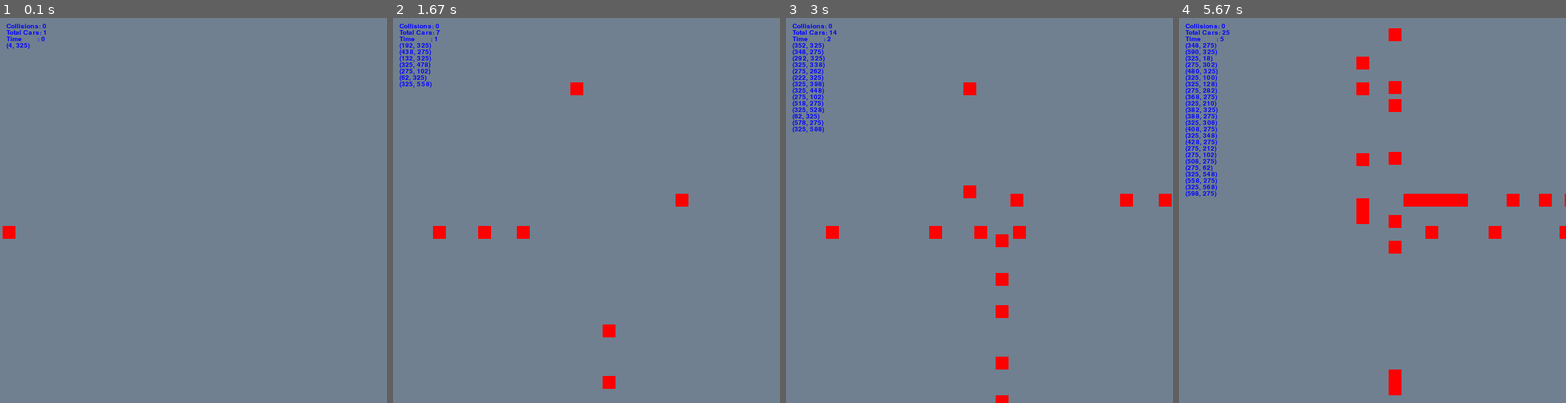
Above: before the commit, frames 1-4 (left to right).
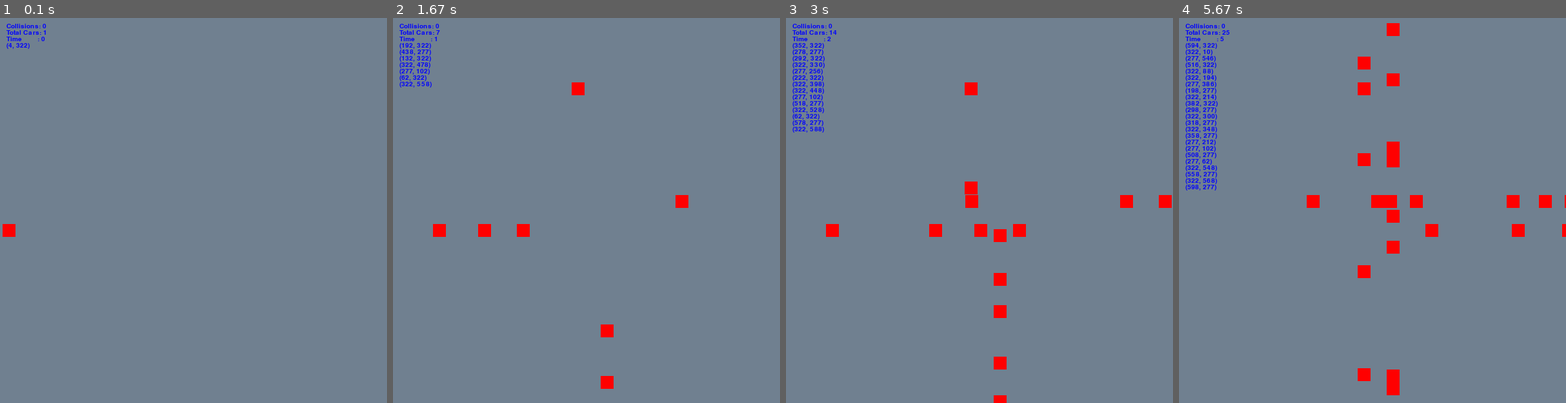
Above: after the commit, the same moments.

Repository: willluer/intersectionSimulation
Game: pygame game, started from pygame_example.py
Two runs of this game, one before a commit and one after it. Both use one fixed random seed, a clock stepped at 60 frames per second and the inputs below.
Inputs:
- Up to frame 1 (0.1 s): no input
- Up to frame 2 (1.67 s): no input
- Up to frame 3 (3 s): no input
- Up to frame 4 (5.67 s): no input

The runs differ from the first frame. In frame 1, less than 0.1% of the frame differs, in the area x 0-7%, y 6-58%; in frame 2, 0.3%; in frame 3, 0.9%; in frame 4, 3.4%, in the area x 1-100%, y 1-98%.

Commit message:
Fixed boundaries for the intersection

Diff:
--- a/pygame_example.py
+++ b/pygame_example.py
@@ -20,7 +20,7 @@
 Traffic_Signal = Enum('Traffic_Signal', 'Green Yellow Red')
 w = 600
 h = 600
-laneW = 50
+laneW = 45
 
 total_collisions = 0
 total_cars = 0
@@ -63,12 +63,12 @@
         westward_stop = w / 2 + laneW / 2
 
         if self.dir == Direction.North:
-            if self.rect.y > (northward_stop + 20) and \
-                    self.rect.y < (northward_stop + 25):
+            if self.rect.y > (northward_stop + 65) and \
+                    self.rect.y < (northward_stop + 70):
                 at_intersection = True
         elif self.dir == Direction.South:
-            if self.rect.y > (southward_stop - 25) and \
-                    self.rect.y < (southward_stop - 20):
+            if self.rect.y > (southward_stop - 70) and \
+                    self.rect.y < (southward_stop - 65):
                 at_intersection = True
         elif self.dir == Direction.East:
             if self.rect.x > (eastward_stop - 25) and \
@@ -133,7 +133,8 @@
         self.fps = 60.0
         self.clock = pg.time.Clock()
 
-        self.green_lights = [Direction.North, Direction.East]
+        self.green_lights = [Direction.North, Direction.South,
+                             Direction.East, Direction.West]
 
     def event_loop(self):
         global total_cars
